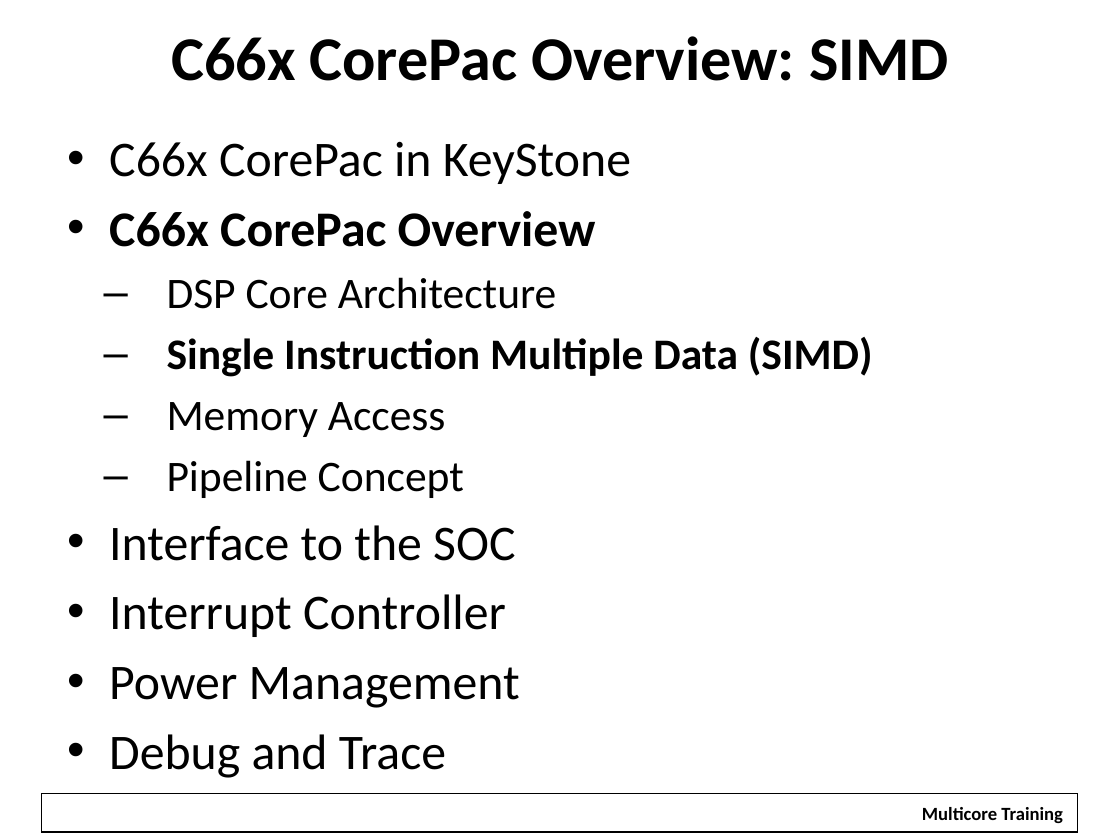
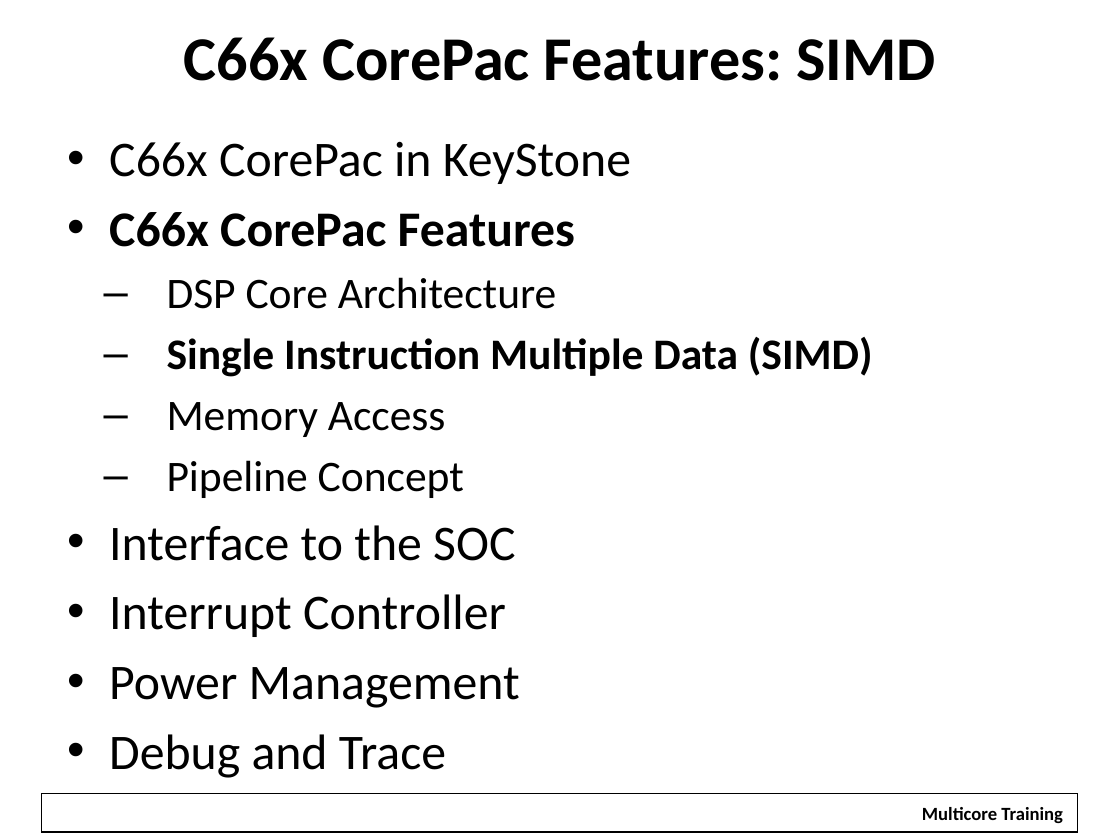
Before and after one commit to hari1989/keystone-workshop, a slide deck: slide 16 of preliminary/Working/presentations/C66 CorePac Overview.pptx. Drawn at 1120x840 pixels with LibreOffice and Linux fonts; fonts in the diff are those of the drawing; background and template pictures are left out. Boxes give left, top, right and bottom in pixels: in the first picture for what was removed or moved away, otherwise in the second. Text is boxed around its words. In the diff, an @@ line names an element or a change of style, - is before the commit and + after.

```diff
--- a/preliminary/Working/presentations/C66 CorePac Overview.pptx
+++ b/preliminary/Working/presentations/C66 CorePac Overview.pptx
@@ title at <box>184,37,935,81</box>: text changed @@
-C66x CorePac Overview: SIMD
+C66x CorePac Features: SIMD
@@ text at <box>109,212,575,247</box>: text changed @@
-• C66x CorePac Overview
+• C66x CorePac Features
```
Also in this commit, not shown: 4 other slides changed.
